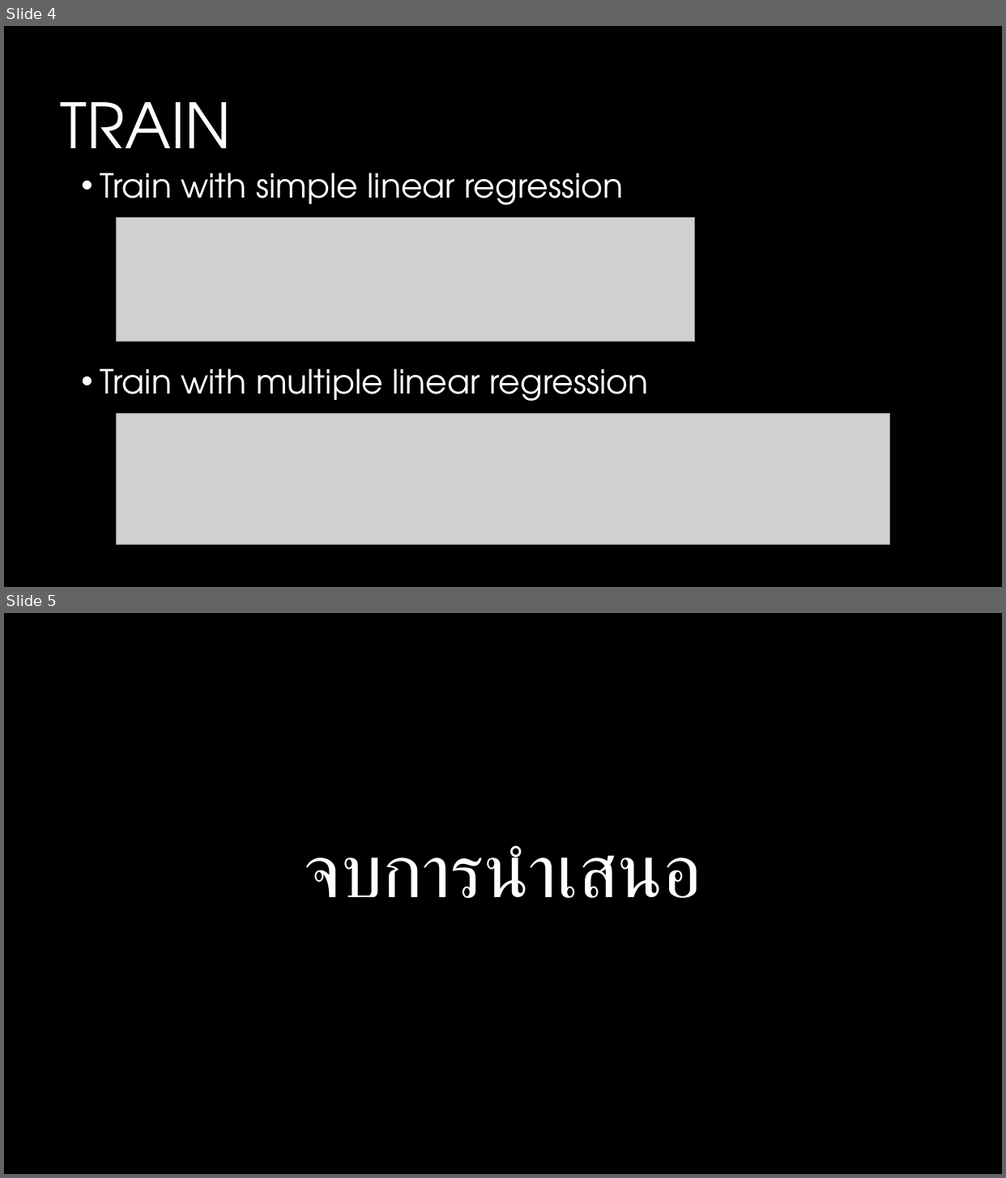
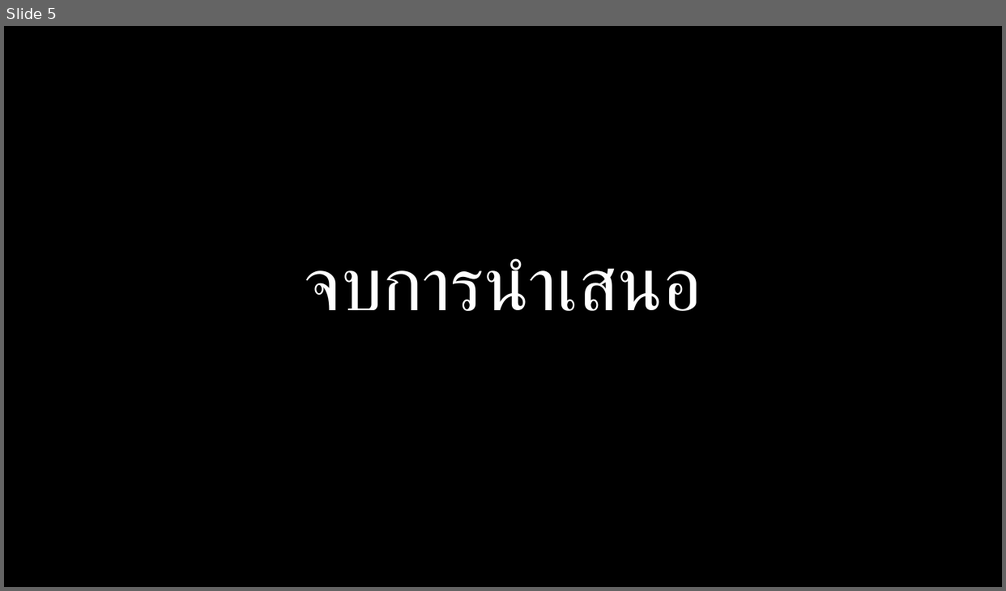
Before and after one commit to chindanaiGame/Machine-Learning-Project, a slide deck: Medical Insurance Cost.pptx. Shown one above the other, each under a label of ours: slides 4 and 5 before the commit, slide 5 after it. The pictures are 1006x1178 and 1006x591 pixels, drawn with LibreOffice and Linux fonts; fonts in the diff are those of the drawing; grey boxes stand for pictures; background and template pictures are left out. Boxes give left, top, right and bottom in pixels: in the first picture for what was removed or moved away, otherwise in the second. Text is boxed around its words. In the diff, an @@ line names an element or a change of style, - is before the commit and + after.

Commit message:
Update PPT

```diff
--- a/Medical Insurance Cost.pptx
+++ b/Medical Insurance Cost.pptx
@@ slide 4 removed at (4, 26, 1002, 587), background #000000 @@
@@ title removed at (61, 102, 232, 177) @@
-TRAIN
@@ text removed at (100, 173, 624, 205) @@
-• Train with simple linear regression
@@ picture removed at (117, 218, 695, 342) @@
@@ text removed at (100, 369, 648, 401) @@
-• Train with multiple linear regression
@@ picture removed at (117, 414, 890, 545) @@
```
Also in this commit, not shown: 2 slides added, 1 other slide removed.
